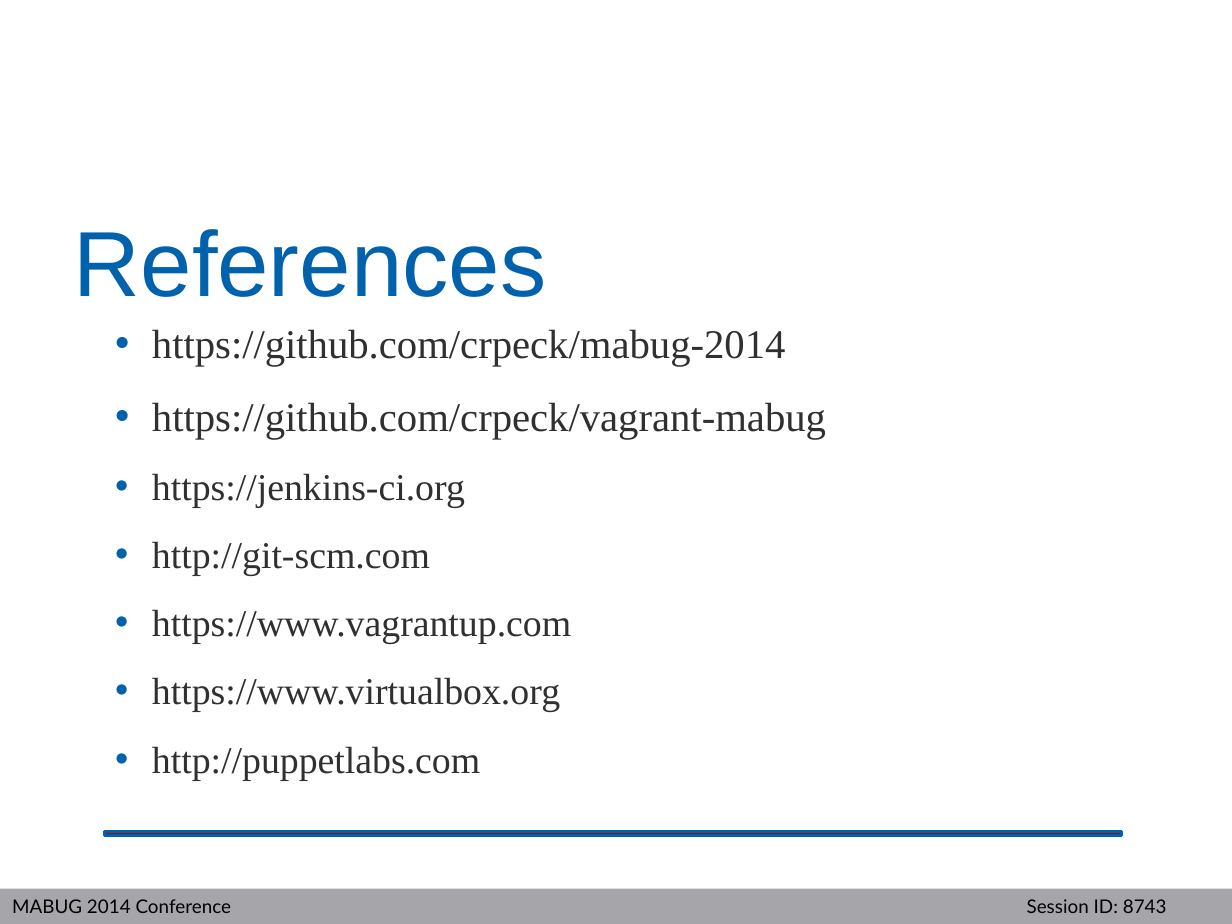
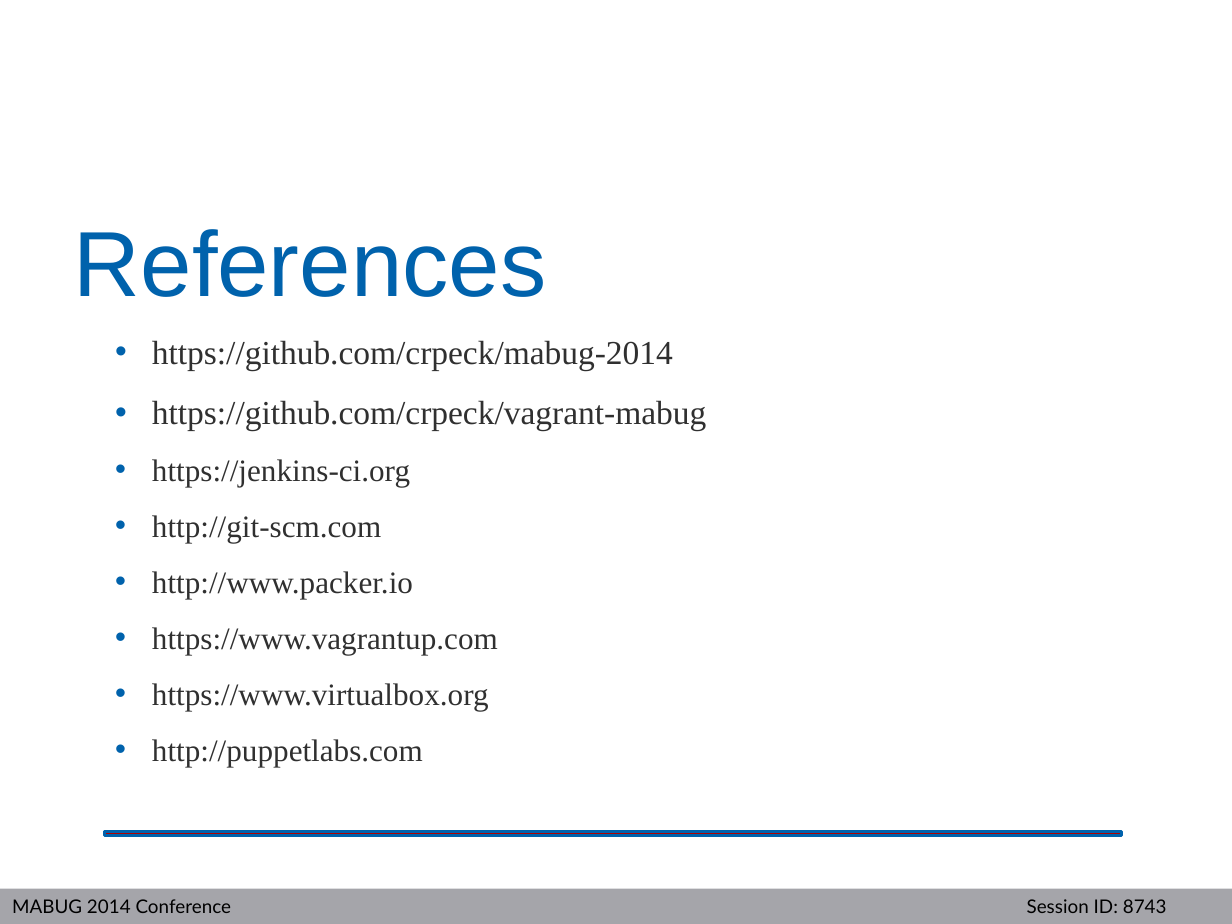
Before and after one commit to crpeck/mabug-2014, a slide deck: slide 26 of MABUG2014-8743.pptx (slide 25 before the commit). Drawn at 1232x924 pixels with LibreOffice and Linux fonts; fonts in the diff are those of the drawing; background and template pictures are left out. Boxes give left, top, right and bottom in pixels: in the first picture for what was removed or moved away, otherwise in the second. Text is boxed around its words. In the diff, an @@ line names an element or a change of style, - is before the commit and + after.

```diff
--- a/MABUG2014-8743.pptx
+++ b/MABUG2014-8743.pptx
@@ text at box(152, 340, 706, 767): size 23.8 to 19.6 pt in "https://github.com/crpeck/mabug-2014", "https://github.com/crpeck/vagrant-mabug"; size 22.1 to 18.2 pt in "https://jenkins-ci.org", "http://git-scm.com", "https://www.vagrantup.com", "https://www.virtualbox.org" and 1 more places; less space between paragraphs @@
@@ text at box(152, 571, 413, 599): paragraph added @@
+• http://www.packer.io
```
Also in this commit, not shown: 10 other slides changed, 1 slide added.
